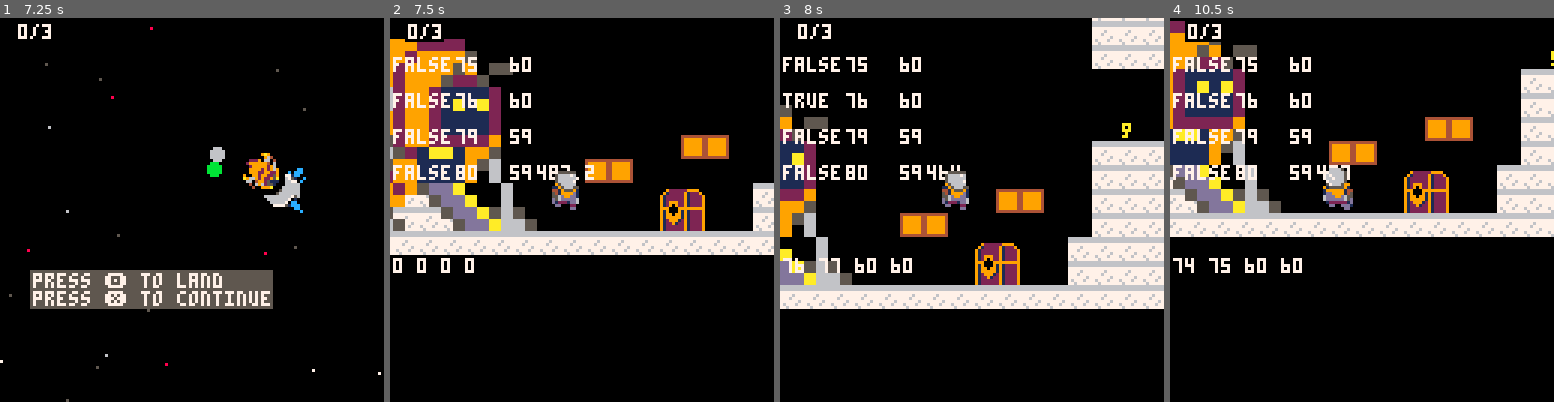
Above: before the commit, frames 1-4 (left to right).
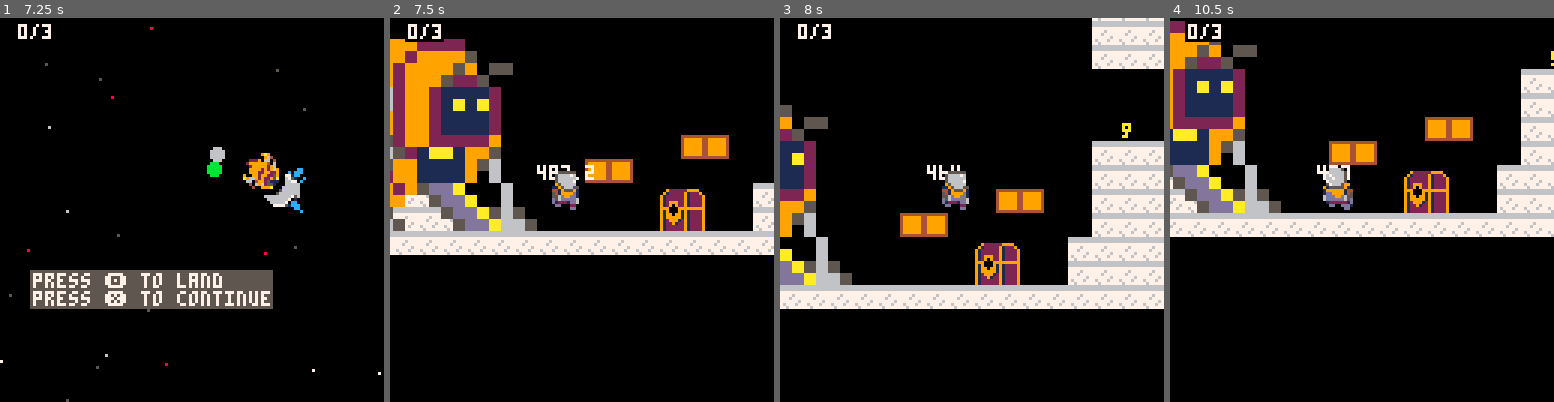
Above: after the commit, the same moments.

Repository: FrederikHR/GDB
Game: PICO-8 cartridge OW/ow.p8
Same seed, same stepped clock (60 frames per second), same inputs: the game is played once before the commit and once after it.
Inputs:
- Up to frame 1 (7.25 s): tap X (X key) at 0.33, 1.07, 1.85, 2.97, 4.08, 5.2, 6.32 s; tap O (Z key) at 0.7, 1.7, 2.1, 2.5, 2.9, 3.3, 3.7, 4.1, 4.5, 4.9, 5.3, 5.7, 6.1, 6.5, 6.9 s; hold Right 1.6-2.1 s; hold Up 2.15-2.42 s; hold Right 2.47-3.03 s; hold Left 3.08-3.58 s; hold Right 4.02-4.68 s; hold Up 4.73-5.03 s; hold Left 5.08-5.68 s; hold Right 6.08-6.58 s; hold Right 6.63-7.13 s; hold Up from 7.18 s (still down)
- Up to frame 2 (7.5 s): tap O (Z key) at 7.3 s; tap X (X key) at 7.43 s; release Up at 7.45 s
- Up to frame 3 (8 s): hold Right from 7.5 s (still down); tap O (Z key) at 7.7 s
- Up to frame 4 (10.5 s): release Right at 8.07 s; tap O (Z key) every 0.4 s from 8.1 to 10.1 s; hold Left 8.12-8.62 s; tap X (X key) at 8.55, 9.67 s; hold Right 9.05-9.72 s; hold Up 9.77-10.07 s; hold Left from 10.12 s (still down)

Frame 1 is identical in both runs. In frame 2, 2.4% of the frame differs, in the area x 0-37%, y 10-67%; in frame 3, 2.5%; in frame 4, 2.6%.

Commit message:
commented out debug stuff

Diff:
--- a/OW/ow.p8
+++ b/OW/ow.p8
@@ -79,7 +79,7 @@
 		draw_items()
 
 		--debug
-		draw_bs()
+		--draw_bs()
 
 		if a.prompt then
 			draw_prompt()
